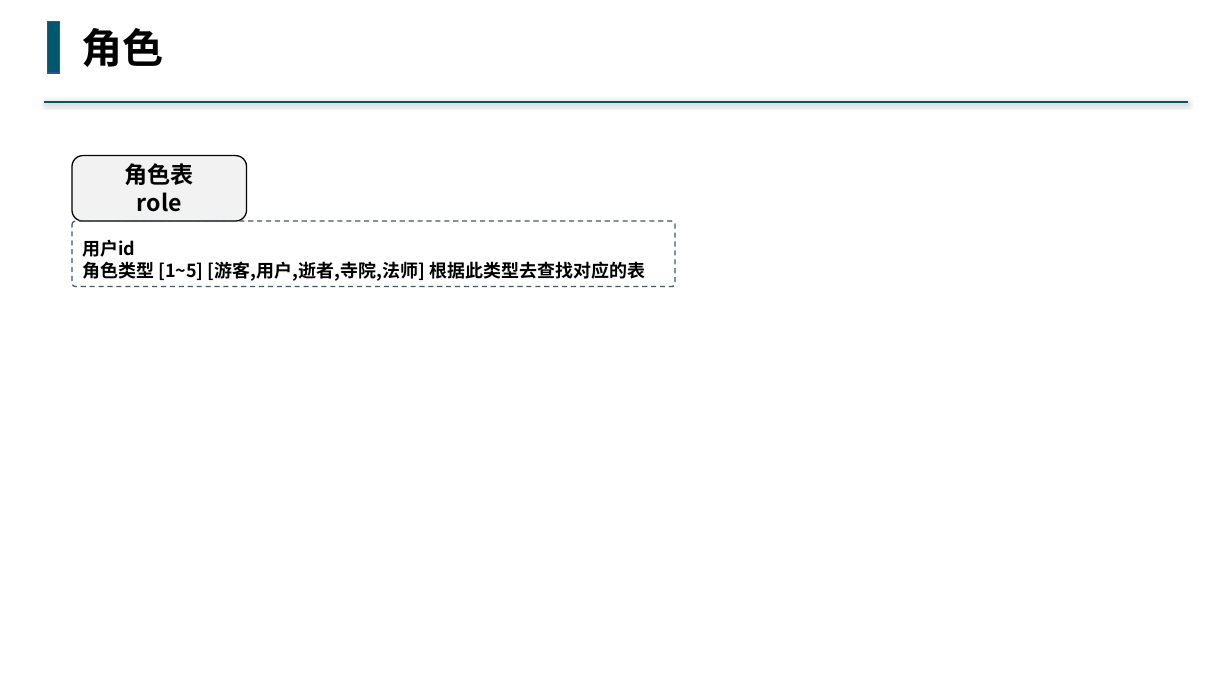
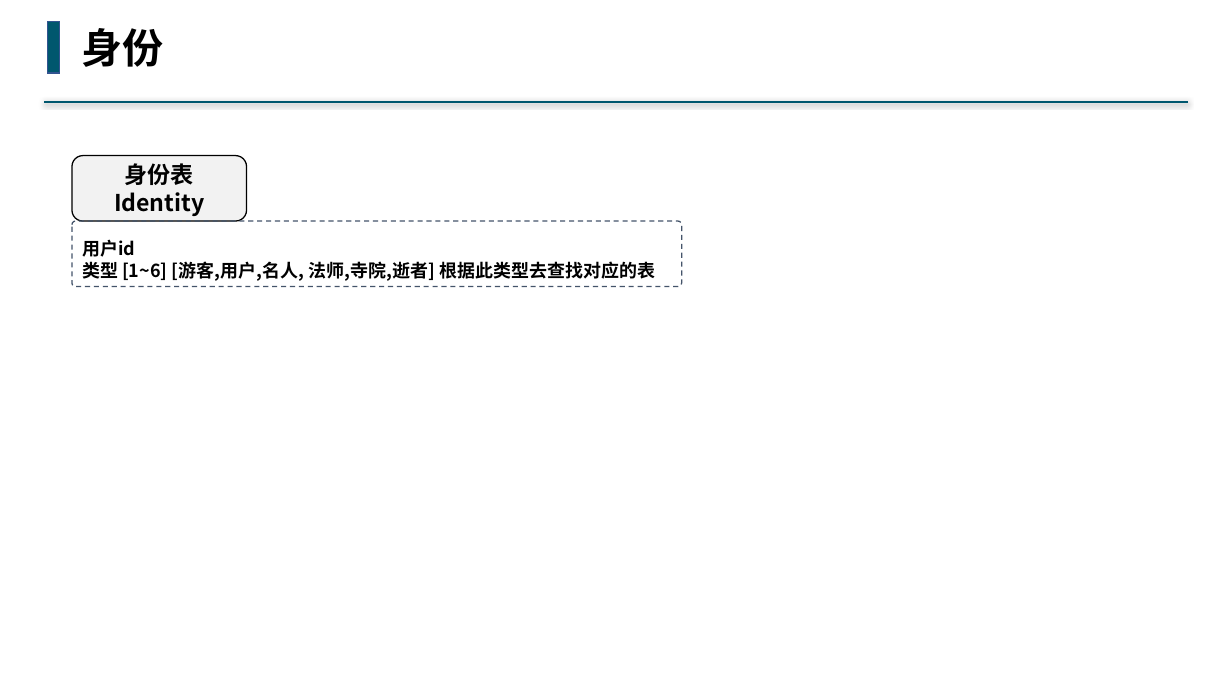
Before and after one commit to buddhachain/buddhaContract, a slide deck: slide 2 of doc/02.角色.pptx. Drawn at 1232x693 pixels with LibreOffice and Linux fonts; fonts in the diff are those of the drawing. Boxes give left, top, right and bottom in pixels: in the first picture for what was removed or moved away, otherwise in the second. Text is boxed around its words. In the diff, an @@ line names an element or a change of style, - is before the commit and + after.

Commit message:
更新角色相关字段

```diff
--- a/doc/02.角色.pptx
+++ b/doc/02.角色.pptx
@@ text at (81, 28, 163, 67): text changed @@
-角色
+身份
@@ text in rounded rectangle at (114, 163, 204, 216): text changed @@
-角色表
-role
+身份表
+Identity
@@ rounded rectangle "用户id 类型 [1~6] [游客,用户,名人, 法师,寺院,逝者] ...": place and size @@
-rounded rectangle "用户id 类型 [1~6] [游客,用户,名人, 法师,寺院,逝者] ..." at (72, 221, 676, 287)
+rounded rectangle "用户id 类型 [1~6] [游客,用户,名人, 法师,寺院,逝者] ..." at (72, 221, 682, 287)
@@ text in rounded rectangle at (82, 239, 655, 281): text changed @@
-用户id
-角色类型 [1~5] [游客,用户,逝者,寺院,法师] 根据此类型去查找对应的表
+用户id
+类型 [1~6] [游客,用户,名人, 法师,寺院,逝者] 根据此类型去查找对应的表
```
Also in this commit, not shown: 7 other slides changed, 2 slides added, 1 slide removed, 2 other files.
